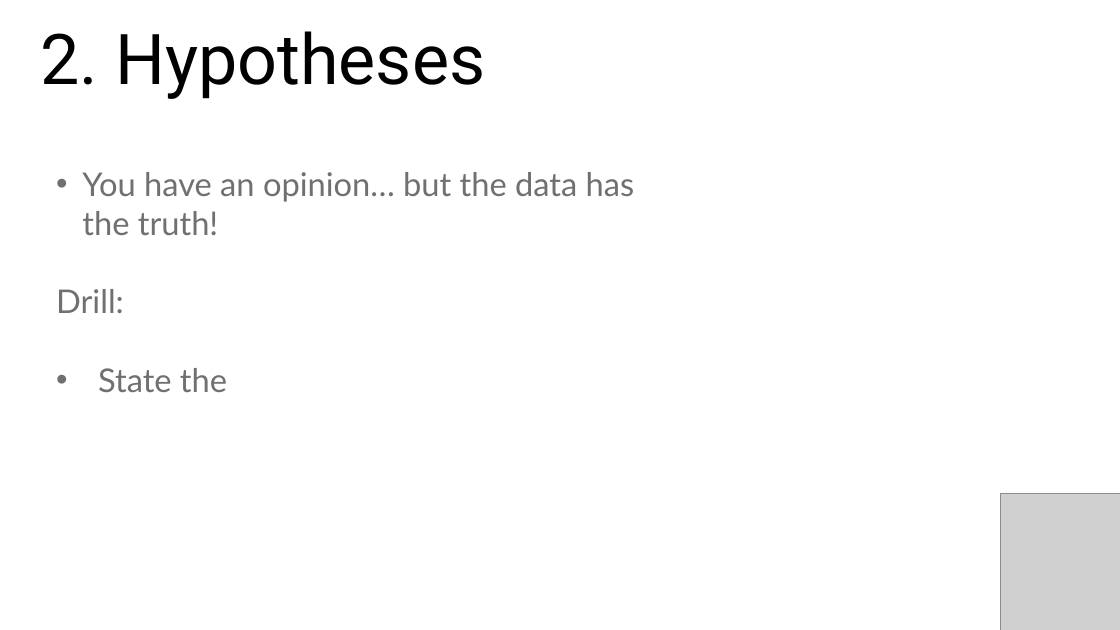
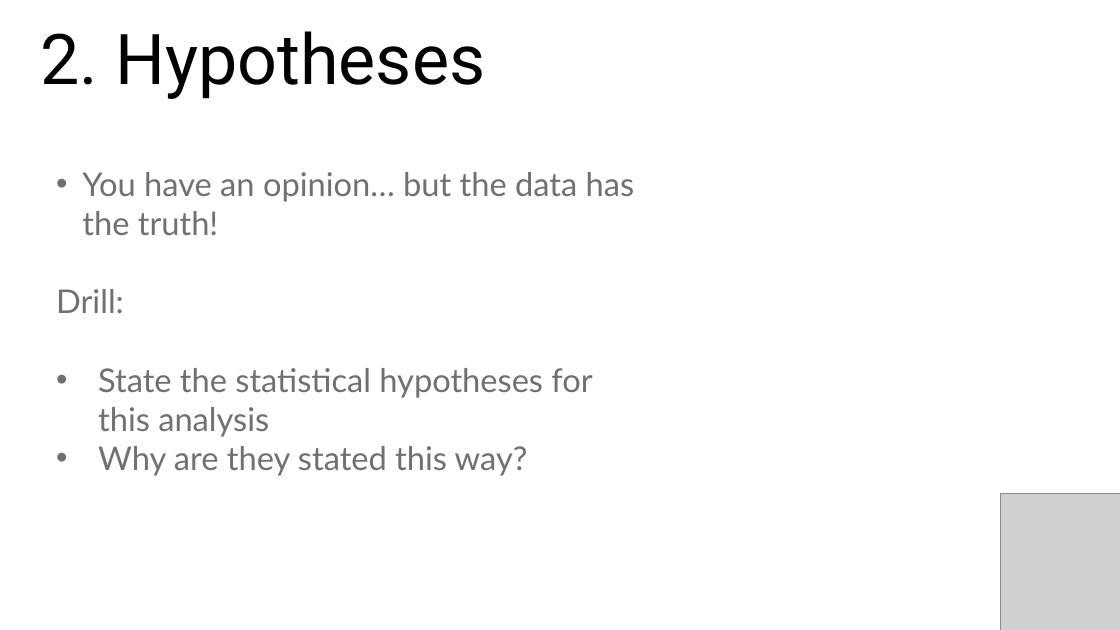
Before and after one commit to stringfestdata/aina-foundations-of-analytics, a slide deck: slide 20 of aina-foundations-of-analytics.pptx. Drawn at 1120x630 pixels with LibreOffice and Linux fonts; fonts in the diff are those of the drawing; grey boxes stand for pictures. Boxes give left, top, right and bottom in pixels: in the first picture for what was removed or moved away, otherwise in the second. Text is boxed around its words. In the diff, an @@ line names an element or a change of style, - is before the commit and + after.

```diff
--- a/aina-foundations-of-analytics.pptx
+++ b/aina-foundations-of-analytics.pptx
@@ text at (98,368,592,476): text changed @@
-• State the
+• State the statistical hypotheses for this analysis
+• Why are they stated this way?
```
Also in this commit, not shown: 3 other slides changed, 15 slides added, 1 slide removed, 13 other files.
